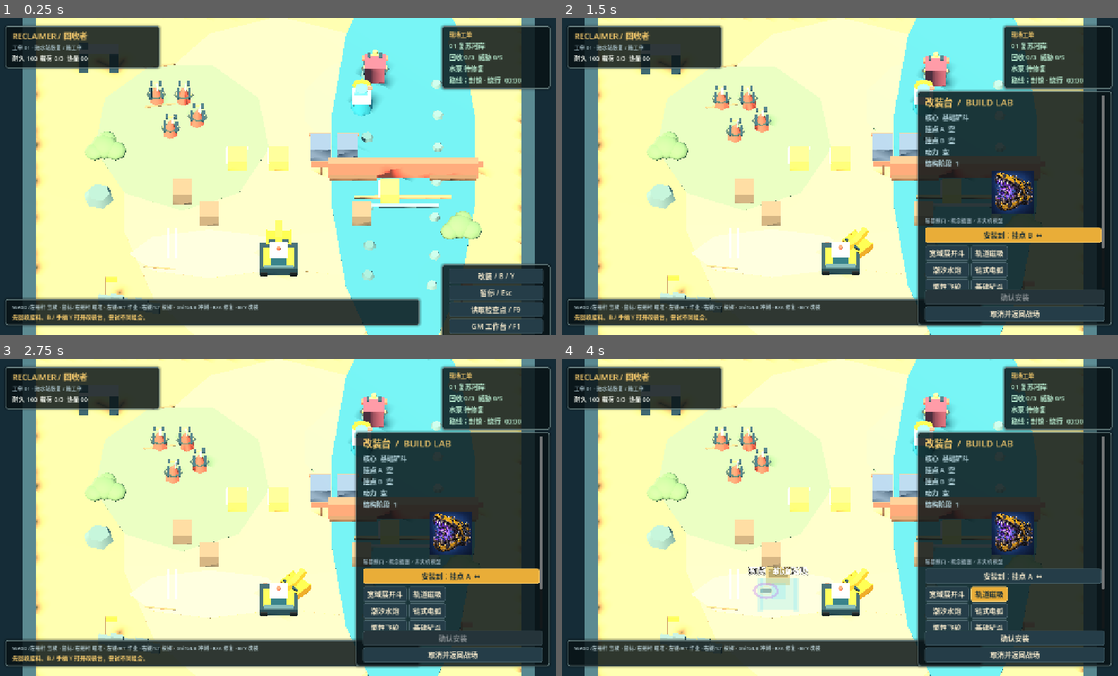
Above: before the commit, frames 1-4 (two rows, left to right).
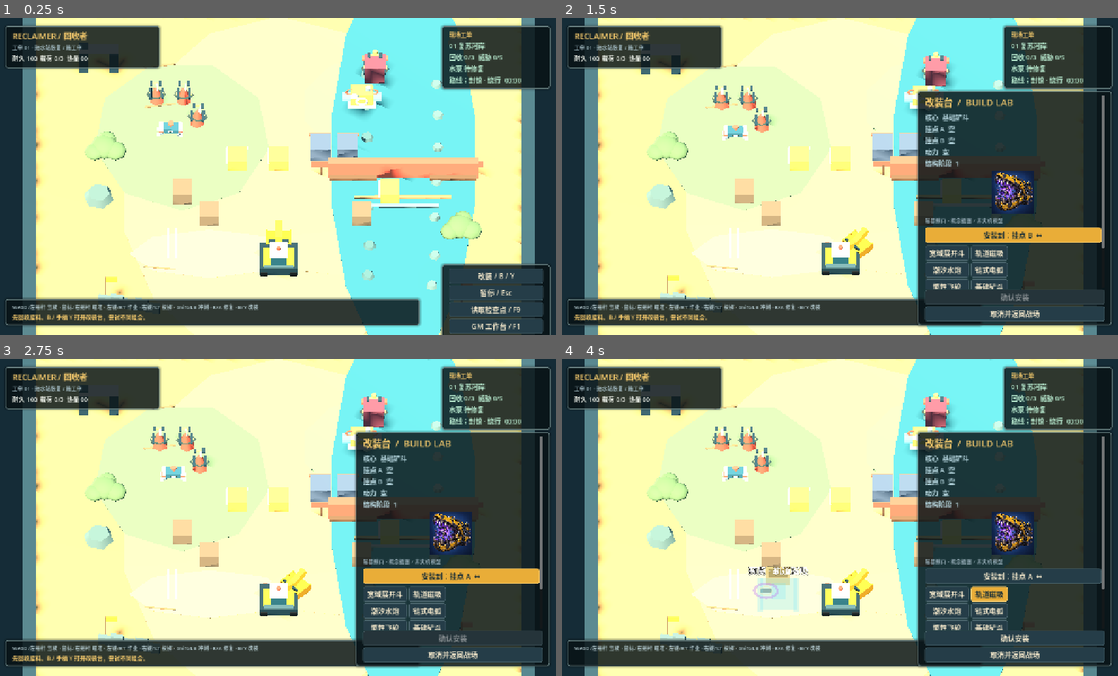
Above: after the commit, the same moments.

Repository: westromencisonp385-prog/CGAME
Game: Godot game, scene res://scenes/main.tscn
Two runs of this game, one before a commit and one after it. Both use one fixed random seed, a clock stepped at 60 frames per second and the inputs below.
Inputs (mouse positions are in pixels of both pictures, inside the frame that each line leads up to):
- Up to frame 1 (0.25 s): no input
- Up to frame 2 (1.5 s): tap Enter at 0.5 s; move the mouse to (962, 160) at 0.52 s; hold D (move_right) 0.53-1.25 s; hold B (garage) 0.53-1.25 s; click (962, 160) at 0.67 s; tap R (interact) at 0.8 s; click "安装到：挂点 A ↔" at 1.25 s
- Up to frame 3 (2.75 s): click "安装到：挂点 B ↔" at 2 s
- Up to frame 4 (4 s): click "宽域展开斗" at 2.75 s; click "轨道磁吸" at 3.5 s

The runs differ from the first frame. In frame 1, 0.9% of the frame differs, in the area x 28-70%, y 16-39%; in frame 2, 0.6%; in frame 3, 0.6%; in frame 4, 0.6%.

Commit message:
feat: load B01 and C04 G1 visual candidates

Diff:
--- a/game/scripts/enemy_dummy.gd
+++ b/game/scripts/enemy_dummy.gd
@@ -1,5 +1,7 @@
 class_name EnemyDummy
 extends Node3D
+
+const B01_AUTHORED_MODEL := preload("res://assets/models/g1/enemy_b01_reverse_crab_authored.glb")
 
 signal defeated(enemy: EnemyDummy)
 signal hit_player(amount: float)
@@ -23,6 +25,8 @@
 var _wobble_time := 0.0
 var packed := false
 var pack_used := false
+var authored_visual: Node3D
+var authored_animation_player: AnimationPlayer
 
 func configure(new_id: String, enemy_kind: String, hp: float, move_speed: float, at: Vector3 = Vector3.ZERO) -> EnemyDummy:
 	enemy_id = new_id
@@ -47,6 +51,11 @@
 	add_child(visual_root)
 	shadow = _add_cylinder("ContactShadow", 0.58 if kind != "heavy" else 0.82, 0.025, Vector3(0, 0.025, 0), Color("#344542"))
 	shadow.scale = Vector3(1.25, 1.0, 0.72)
+	# B01 is an authored G1 visual sample. It is deliberately selected for one
+	# formal light enemy by id; the EnemyDummy state, hit shape and AI remain the
+	# authority. Other enemies and all tests keep the procedural fallback.
+	if enemy_id == "crawler_a" and _attach_authored_visual():
+		return
 	mesh_instance = MeshInstance3D.new()
 	var mesh: Mesh
 	var height := height_for_kind()
@@ -84,6 +93,24 @@
 	else:
 		_add_cylinder("WobbleAntenna", 0.07, 0.75, Vector3(0.12, height * 0.72, 0.06), Color("#eee3c7"))
 
+func _attach_authored_visual() -> bool:
+	if B01_AUTHORED_MODEL == null or visual_root == null:
+		return false
+	authored_visual = B01_AUTHORED_MODEL.instantiate() as Node3D
+	if authored_visual == null:
+		return false
+	authored_visual.name = "B01AuthoredVisualOnly"
+	# The authored Blender asset is metre-scale and is grounded at local Z=0.
+	# EnemyDummy already owns the gameplay-height offset, so keep this child
+	# visual-only and align its base to the same ground plane.
+	authored_visual.scale = Vector3.ONE * 0.55
+	authored_visual.position = Vector3(0.0, -0.7, 0.0)
+	visual_root.add_child(authored_visual)
+	authored_animation_player = authored_visual.find_child("AnimationPlayer", true, false) as AnimationPlayer
+	if authored_animation_player != null and authored_animation_player.has_animation("enemy_idle"):
+		authored_animation_player.play("enemy_idle")
+	return true
+
 func height_for_kind() -> float:
 	return 1.4 if kind != "heavy" else 1.9
 
--- a/game/scripts/engineering_target.gd
+++ b/game/scripts/engineering_target.gd
@@ -1,5 +1,7 @@
 class_name EngineeringTarget
 extends Node3D
+
+const C04_AUTHORED_MODEL := preload("res://assets/models/g1/facility_c04_repair_pump_authored.glb")
 
 signal destroyed(target: EngineeringTarget)
 signal repaired(target: EngineeringTarget)
@@ -20,6 +22,8 @@
 var base_material: StandardMaterial3D
 var _home_position := Vector3.ZERO
 var collision_body: StaticBody3D
+var authored_visual: Node3D
+var authored_animation_player: AnimationPlayer
 
 func configure(new_id: String, kind: String, hp: float, at: Vector3 = Vector3.ZERO) -> EngineeringTarget:
 	target_id = new_id
@@ -38,6 +42,15 @@
 	_build_visual()
 
 func _build_visual() -> void:
+	# C04 is an authored G1 visual sample. The target's HP, interaction range,
+	# repair signal and collision remain unchanged; this only swaps the repair
+	# pump's presentation when the GLB is available.
+	if target_kind == "repair" and _attach_authored_visual():
+		position.y = maxf(position.y, 0.75)
+		if authored_animation_player != null and authored_animation_player.has_animation("pump_cough"):
+			authored_animation_player.play("pump_cough")
+		_build_collision()
+		return
 	mesh_instance = MeshInstance3D.new()
 	var mesh: Mesh
 	if target_kind == "repair":
@@ -77,13 +90,32 @@
 	elif target_kind == "hard":
 		_add_box("BarrierStripe", Vector3(1.58, 0.18, 0.18), Vector3(0, 0.58, -0.78), Color("#df604e"))
 	if target_kind != "light":
-		collision_body = StaticBody3D.new()
-		var collider := CollisionShape3D.new()
-		var shape := BoxShape3D.new()
-		shape.size = Vector3(1.35, 1.2, 1.35)
-		collider.shape = shape
-		collision_body.add_child(collider)
-		add_child(collision_body)
+		_build_collision()
+
+func _build_collision() -> void:
+	if collision_body != null:
+		return
+	collision_body = StaticBody3D.new()
+	var collider := CollisionShape3D.new()
+	var shape := BoxShape3D.new()
+	shape.size = Vector3(1.35, 1.2, 1.35)
+	collider.shape = shape
+	collision_body.add_child(collider)
+	add_child(collision_body)
+
+func _attach_authored_visual() -> bool:
+	if C04_AUTHORED_MODEL == null:
+		return false
+	authored_visual = C04_AUTHORED_MODEL.instantiate() as Node3D
+	if authored_visual == null:
+		return false
+	authored_visual.name = "C04AuthoredVisualOnly"
+	# The GLB is exported in metre units and already rests on local Y=0 after
+	# Godot's glTF axis conversion. The target node supplies the ground offset.
+	authored_visual.scale = Vector3.ONE * 0.82
+	add_child(authored_visual)
+	authored_animation_player = authored_visual.find_child("AnimationPlayer", true, false) as AnimationPlayer
+	return true
 
 func _base_color() -> Color:
 	match target_kind:
@@ -197,6 +229,8 @@
 	current_hp = 0.0
 	if mesh_instance != null:
 		mesh_instance.material_override = _green_material()
+	if authored_animation_player != null and authored_animation_player.has_animation("pump_flow"):
+		authored_animation_player.play("pump_flow")
 	repaired.emit(self)
 	action_effect.emit("repair", global_position, global_position)
 
@@ -252,6 +286,10 @@
 		else:
 			mesh_instance.material_override = base_material
 			base_material.albedo_color = _base_color()
+	if authored_animation_player != null:
+		var state_animation := "pump_flow" if repaired_state else "pump_cough"
+		if authored_animation_player.has_animation(state_animation):
+			authored_animation_player.play(state_animation)
 	return true
 
 func _green_material() -> StandardMaterial3D:
Binary file added: game/assets/models/g1/enemy_b01_reverse_crab_authored.glb
Not shown, added: game/assets/models/g1/enemy_b01_reverse_crab_authored.glb.import
Binary file added: game/assets/models/g1/facility_c04_repair_pump_authored.glb
Not shown, added: game/assets/models/g1/facility_c04_repair_pump_authored.glb.import
Not shown, changed: game/assets/models/manifest.json
Not shown, changed: game/assets/models/README.md
